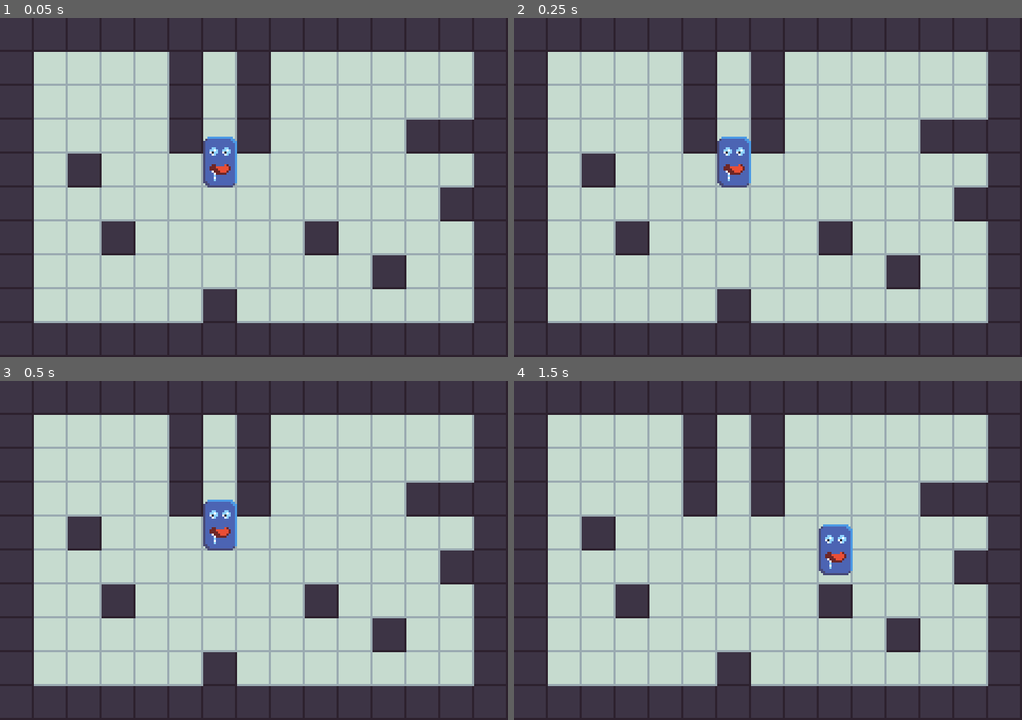
Above: before the commit, frames 1-4 (two rows, left to right).
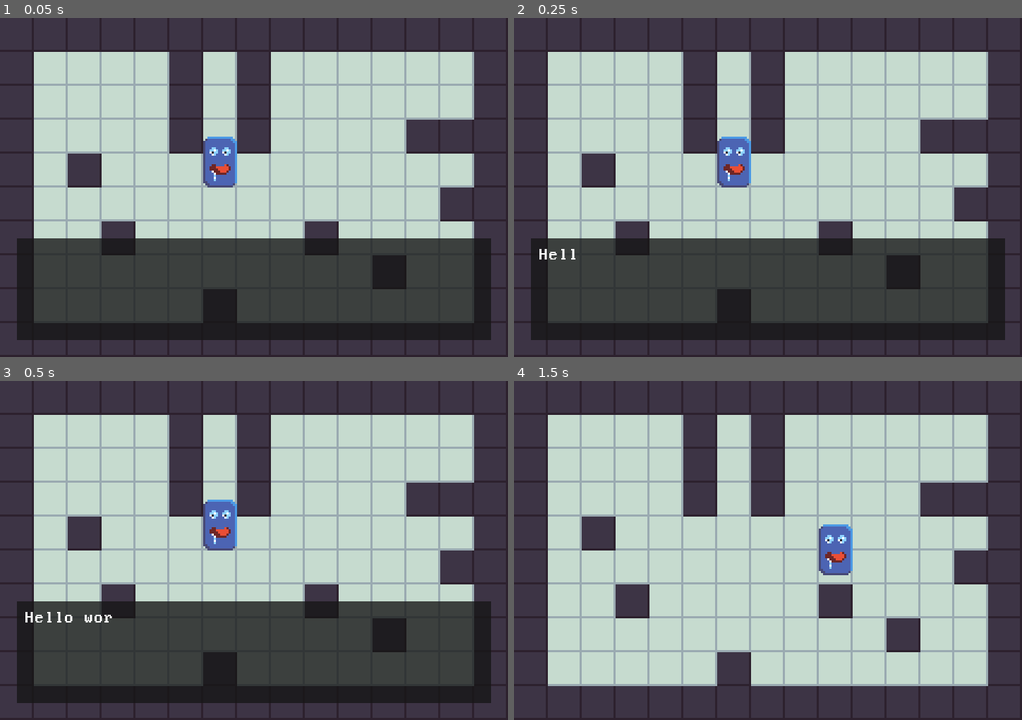
Above: after the commit, the same moments.

Repository: ch0c4/Lastopia
Game: Godot game, scene res://Scenes/Game.tscn
The game is run twice, just before and just after one commit, with the same random seed, the same clock (stepped at 60 frames per second) and the same inputs.
Inputs:
- Up to frame 1 (0.05 s): no input
- Up to frame 2 (0.25 s): no input
- Up to frame 3 (0.5 s): no input
- Up to frame 4 (1.5 s): tap Enter (ui_accept) at 0.5, 0.6, 0.77, 1.07, 1.35 s; hold Right (ui_right) 0.53-1.28 s; hold Down (ui_down) from 1.28 s (still down)

The runs differ from the first frame. In frame 1, 27% of the frame differs, in the area x 3-97%, y 65-95%; in frame 2, 27%; in frame 3, 27%; in frame 4, nothing differs.

Commit message:
System de boite de dialogue simple

Diff:
--- /dev/null
+++ b/Ressources/Fonts/Dynamicfont_normal.tres
@@ -0,0 +1,7 @@
+[gd_resource type="DynamicFont" load_steps=2 format=2]
+
+[ext_resource path="res://Ressources/Fonts/Perfect DOS VGA 437.ttf" type="DynamicFontData" id=1]
+
+[resource]
+size = 8
+font_data = ExtResource( 1 )
--- /dev/null
+++ b/Scenes/CoreScenes/Interface/DialogueBox.tscn
@@ -0,0 +1,79 @@
+[gd_scene load_steps=5 format=2]
+
+[ext_resource path="res://Ressources/Fonts/Dynamicfont_normal.tres" type="DynamicFont" id=1]
+[ext_resource path="res://Ressources/Sprites/dialogue/arrow.png" type="Texture" id=2]
+[ext_resource path="res://Scripts/Interface/DialogueBox.gd" type="Script" id=3]
+
+[sub_resource type="Animation" id=1]
+resource_name = "idle"
+loop = true
+tracks/0/type = "bezier"
+tracks/0/path = NodePath(".:position:x")
+tracks/0/interp = 1
+tracks/0/loop_wrap = true
+tracks/0/imported = false
+tracks/0/enabled = true
+tracks/0/keys = {
+"points": PoolRealArray( 216, -0.25, 0, 0.25, 0, 216, -0.25, 0, 0.25, 0, 216, -0.25, 0, 0.25, 0 ),
+"times": PoolRealArray( 0, 0.5, 1 )
+}
+tracks/1/type = "bezier"
+tracks/1/path = NodePath(".:position:y")
+tracks/1/interp = 1
+tracks/1/loop_wrap = true
+tracks/1/imported = false
+tracks/1/enabled = true
+tracks/1/keys = {
+"points": PoolRealArray( 40, -0.25, 0, 0.25, 0, 38, -0.25, 0, 0.25, 0, 40, -0.25, 0, 0.25, 0 ),
+"times": PoolRealArray( 0, 0.5, 1 )
+}
+
+[node name="DialogueBox" type="Control"]
+anchor_right = 1.0
+anchor_bottom = 1.0
+margin_left = 8.0
+margin_top = 104.0
+margin_right = -8.0
+margin_bottom = -8.0
+script = ExtResource( 3 )
+__meta__ = {
+"_edit_use_anchors_": false
+}
+
+[node name="Background" type="ColorRect" parent="."]
+anchor_right = 1.0
+anchor_bottom = 1.0
+color = Color( 0.0862745, 0.0862745, 0.0862745, 0.784314 )
+__meta__ = {
+"_edit_lock_": true,
+"_edit_use_anchors_": false
+}
+
+[node name="Dialog" type="RichTextLabel" parent="."]
+anchor_right = 1.0
+anchor_bottom = 1.0
+margin_left = 4.0
+margin_top = 4.0
+margin_right = -4.0
+margin_bottom = -4.0
+custom_fonts/normal_font = ExtResource( 1 )
+bbcode_text = "Ceci est un text qui je l'espere est assez long pour donner un effet super mega cool de la mort qui tue !"
+text = "Ceci est un text qui je l'espere est assez long pour donner un effet super mega cool de la mort qui tue !"
+__meta__ = {
+"_edit_lock_": true,
+"_edit_use_anchors_": false
+}
+
+[node name="Tween" type="Tween" parent="."]
+playback_speed = 1.5
+playback/speed = 1.5
+
+[node name="Arrow" type="Sprite" parent="."]
+visible = false
+position = Vector2( 216, 38.0053 )
+texture = ExtResource( 2 )
+
+[node name="AnimationPlayer" type="AnimationPlayer" parent="Arrow"]
+autoplay = "idle"
+anims/idle = SubResource( 1 )
+[connection signal="tween_completed" from="Tween" to="." method="on_tween_completed"]
--- /dev/null
+++ b/Scenes/CoreScenes/UserInterface.tscn
@@ -0,0 +1,7 @@
+[gd_scene load_steps=2 format=2]
+
+[ext_resource path="res://Scenes/CoreScenes/Interface/DialogueBox.tscn" type="PackedScene" id=1]
+
+[node name="UserInterface" type="CanvasLayer"]
+
+[node name="DialogueBox" parent="." instance=ExtResource( 1 )]
--- a/Scenes/Game.tscn
+++ b/Scenes/Game.tscn
@@ -1,8 +1,9 @@
-[gd_scene load_steps=6 format=2]
+[gd_scene load_steps=7 format=2]
 
 [ext_resource path="res://Scenes/Game.gd" type="Script" id=1]
 [ext_resource path="res://Scenes/WorldScenes/Player.tscn" type="PackedScene" id=2]
 [ext_resource path="res://Ressources/Sprites/test_tile.png" type="Texture" id=3]
+[ext_resource path="res://Scenes/CoreScenes/UserInterface.tscn" type="PackedScene" id=4]
 
 [sub_resource type="ConvexPolygonShape2D" id=2]
 points = PoolVector2Array( 16, 16, 0, 16, 0, 0, 16, 0 )
@@ -60,3 +61,5 @@
 
 [node name="Player" parent="GameObjects" instance=ExtResource( 2 )]
 position = Vector2( 103.79, 70.8265 )
+
+[node name="UserInterface" parent="." instance=ExtResource( 4 )]
--- a/Scripts/Globals.gd
+++ b/Scripts/Globals.gd
@@ -2,3 +2,5 @@
 
 # Raccourcis nodes
 var Player: KinematicBody2D  # Instance du joueur
+
+var is_dialogue: bool = false
--- /dev/null
+++ b/Scripts/Interface/DialogueBox.gd
@@ -0,0 +1,40 @@
+extends Control
+
+var dialog: Array = ["Hello world !", "J'adore les patates.", "Pas toi ?"]
+var dialog_index: int = 0
+var dialog_finished: bool = false
+
+onready var dialog_text = $Dialog
+onready var dialog_arrow = $Arrow
+onready var dialog_tween = $Tween
+
+
+func _ready() -> void:
+	Globals.is_dialogue = true
+	load_dialog()
+
+
+func _process(_delta):
+	dialog_arrow.visible = dialog_finished
+	if Input.is_action_just_pressed("ui_accept"):
+		load_dialog()
+
+
+# Charger le prochain dialogue
+func load_dialog() -> void:
+	if dialog_index < dialog.size():
+		dialog_finished = false
+		dialog_text.bbcode_text = dialog[dialog_index]
+		dialog_text.percent_visible = 0
+		dialog_tween.interpolate_property(
+			dialog_text, "percent_visible", 0, 1, 1, Tween.TRANS_LINEAR, Tween.EASE_IN_OUT
+		)
+		dialog_tween.start()
+	else:
+		Globals.is_dialogue = false
+		queue_free()
+	dialog_index += 1
+
+
+func on_tween_completed(_object, _key):
+	dialog_finished = true
Binary file added: Ressources/Fonts/Perfect DOS VGA 437.ttf
Binary file added: Ressources/Sprites/dialogue/arrow.png
Not shown, added: Ressources/Sprites/dialogue/arrow.png.import
